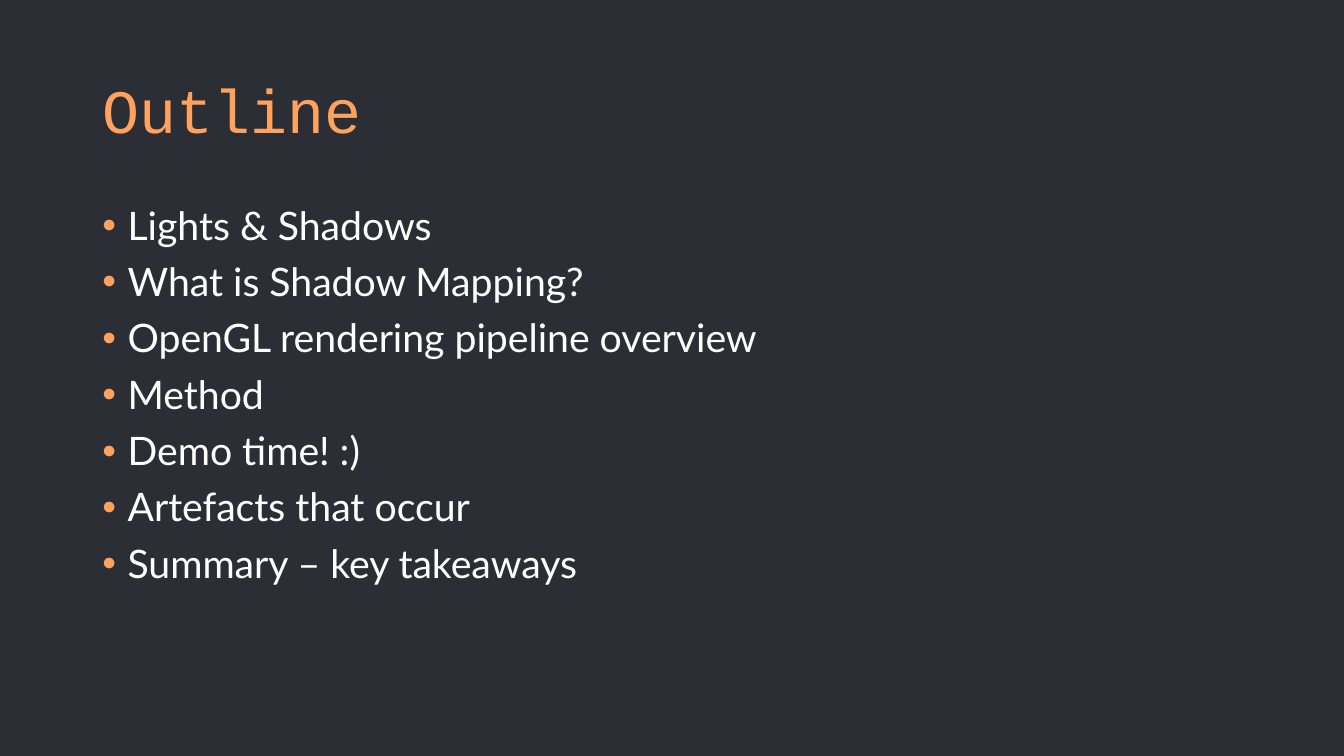
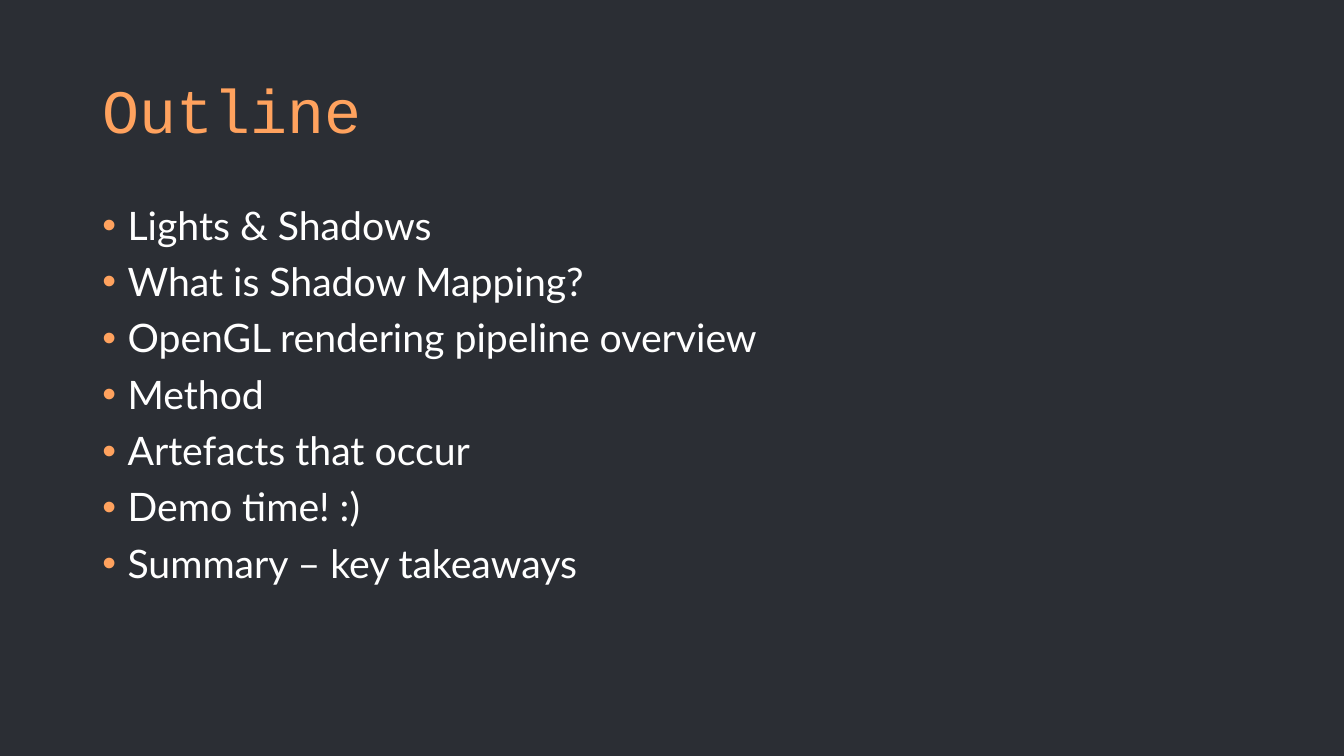
Before and after one commit to Alba-NR/ShadowMapping_TechTalk, a slide deck: slide 2 of slides/slides.pptx. Drawn at 1344x756 pixels with LibreOffice and Linux fonts; fonts in the diff are those of the drawing. Boxes give left, top, right and bottom in pixels: in the first picture for what was removed or moved away, otherwise in the second. Text is boxed around its words. In the diff, an @@ line names an element or a change of style, - is before the commit and + after.

```diff
--- a/slides/slides.pptx
+++ b/slides/slides.pptx
@@ text at (x1=128, y1=436, x2=470, y2=466): paragraph added @@
+• Artefacts that occur
@@ text at (x1=128, y1=492, x2=470, y2=522): paragraph removed @@
-• Artefacts that occur
```
Also in this commit, not shown: 2 other slides changed, 5 slides added, 2 slides removed, 7 other files.
